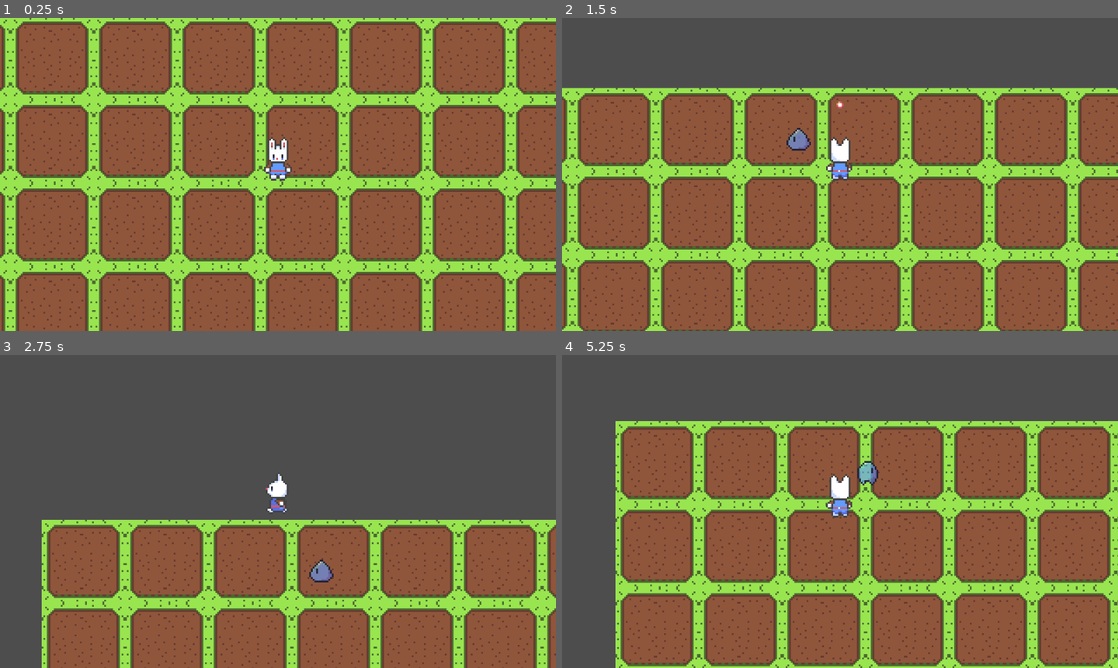
Above: before the commit, frames 1-4 (two rows, left to right).
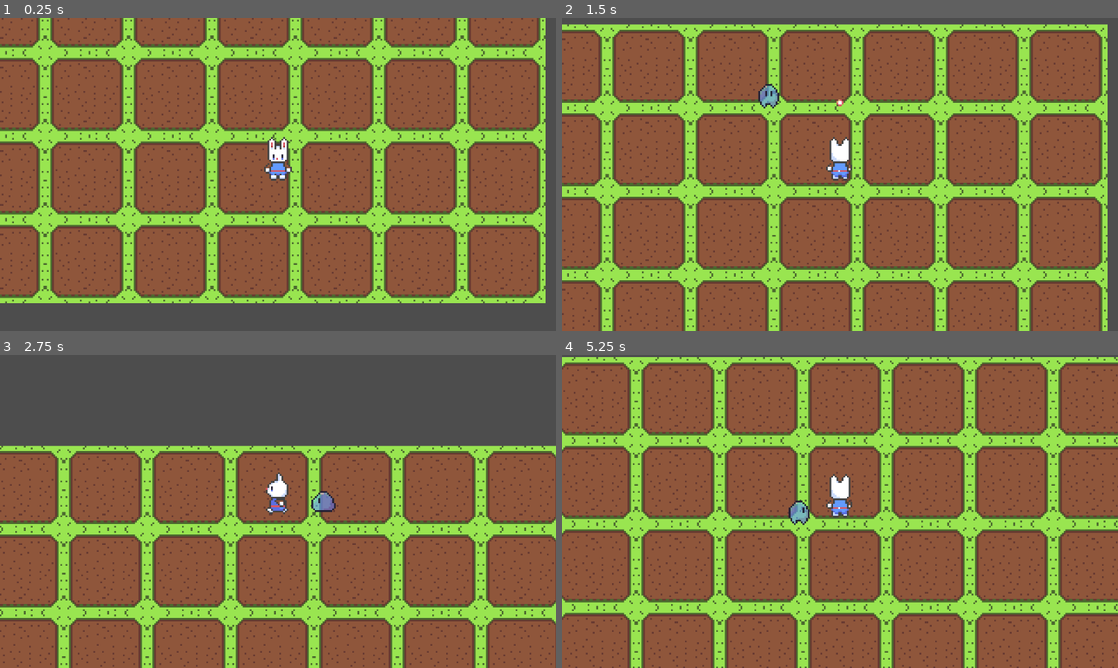
Above: after the commit, the same moments.

Repository: bregre550/bigbeef
Game: Godot game, scene res://Sandbox/01.tscn
Two runs of this game, one before a commit and one after it. Both use one fixed random seed, a clock stepped at 60 frames per second and the inputs below.
Inputs:
- Up to frame 1 (0.25 s): no input
- Up to frame 2 (1.5 s): tap Enter at 0.5 s; hold W (up) from 0.53 s (still down); tap / (strafe) at 0.6 s; tap Space (shoot) at 1.35 s
- Up to frame 3 (2.75 s): tap / (strafe) at 1.55, 2.1 s; release W (up) at 2.03 s; hold A (left) from 2.03 s (still down)
- Up to frame 4 (5.25 s): tap / (strafe) at 2.85, 3.8, 4.35, 5.1 s; release A (left) at 3.53 s; hold S (down) 3.53-4.28 s; tap Space (shoot) at 3.6 s; hold D (right) 4.28-5.03 s; hold W (up) from 5.03 s (still down)

The runs differ from the first frame. In frame 1, 69% of the frame differs, in the area x 0-100%, y 0-100%; in frame 2, 71%; in frame 3, 52%; in frame 4, 75%.

Commit message:
OH BOY, lots of stuff
level manager added
player manager added
chase state added for mob
player spawner added
scene transition added

LOTS OF FEATURES

Diff:
--- /dev/null
+++ b/big-beef/00_Globals/global_level_manager.gd
@@ -0,0 +1,42 @@
+extends Node
+
+signal level_load_started
+signal level_loaded
+signal tile_map_bounds_changed(bounds: Array[Vector2])
+
+var current_tilemap_bounds: Array[Vector2]
+var target_transition: String
+var position_offset: Vector2
+
+func _ready() -> void:
+	await get_tree().process_frame
+	level_loaded.emit()
+
+func change_tile_map_bounds(bounds: Array[Vector2]) -> void:
+	current_tilemap_bounds = bounds
+	tile_map_bounds_changed.emit(bounds)
+
+func load_new_level(
+	level_path: String,
+	_target_transition: String,
+	_position_offset: Vector2
+) -> void:
+	get_tree().paused = true
+	target_transition = _target_transition
+	position_offset = _position_offset
+
+	await SceneTransition.fade_out()
+
+	level_load_started.emit()
+
+	await get_tree().process_frame
+
+	get_tree().change_scene_to_file(level_path)
+
+	await SceneTransition.fade_in()
+
+	get_tree().paused = false
+
+	await get_tree().process_frame
+
+	level_loaded.emit()
--- /dev/null
+++ b/big-beef/00_Globals/global_player_manager.gd
@@ -0,0 +1,26 @@
+extends Node
+
+const PLAYER = preload("uid://bepupgc7tk38k")
+
+var player: Player
+var player_spawned: bool = false
+
+func _ready() -> void:
+	add_player_instance()
+	await get_tree().create_timer(0.2).timeout
+	player_spawned = true
+
+func add_player_instance() -> void:
+	player = PLAYER.instantiate()
+	add_child(player)
+
+func set_player_position(_new_pos: Vector2) -> void:
+	player.global_position = _new_pos
+
+func set_as_parent(_p: Node2D) -> void:
+	if player.get_parent():
+		player.get_parent().remove_child(player)
+	_p.add_child(player)
+
+func unparent_player(_p: Node2D) -> void:
+	_p.remove_child(player)
--- a/big-beef/Enemies/slime.tscn
+++ b/big-beef/Enemies/slime.tscn
@@ -1,10 +1,12 @@
-[gd_scene load_steps=17 format=3 uid="uid://ci4cji8qbj2u"]
+[gd_scene load_steps=19 format=3 uid="uid://ci4cji8qbj2u"]
 
 [ext_resource type="Texture2D" uid="uid://c4o1tww2ah8fu" path="res://Assets/enemy_slime.png" id="1_00swj"]
 [ext_resource type="Script" uid="uid://bhfhtb18a6f8v" path="res://Scripts/enemy.gd" id="1_87lq7"]
 [ext_resource type="Script" uid="uid://scc1vrorujad" path="res://Scripts/enemy_state_machine.gd" id="2_87lq7"]
 [ext_resource type="Script" uid="uid://dlg02m8ar0i0c" path="res://Scripts/enemy_state_idle.gd" id="3_ora3b"]
 [ext_resource type="Script" uid="uid://cbdasn321msi" path="res://Scripts/enemy_state_wander.gd" id="4_0tjn4"]
+[ext_resource type="Script" uid="uid://bhrylx37ub6fe" path="res://Scripts/enemy_state_chase.gd" id="6_0tjn4"]
+[ext_resource type="PackedScene" uid="uid://dyd6qtv3bepbp" path="res://Enemies/vision_area.tscn" id="6_ora3b"]
 
 [sub_resource type="CapsuleShape2D" id="CapsuleShape2D_87lq7"]
 radius = 3.0
@@ -171,6 +173,9 @@
 }
 
 [node name="Slime" type="CharacterBody2D"]
+collision_layer = 256
+collision_mask = 16
+motion_mode = 1
 script = ExtResource("1_87lq7")
 
 [node name="Sprite2D" type="Sprite2D" parent="."]
@@ -201,3 +206,17 @@
 [node name="Wander" type="Node" parent="EnemyStateMachine" node_paths=PackedStringArray("next_state")]
 script = ExtResource("4_0tjn4")
 next_state = NodePath("../Idle")
+
+[node name="Chase" type="Node" parent="EnemyStateMachine" node_paths=PackedStringArray("vision_area", "next_state")]
+script = ExtResource("6_0tjn4")
+chase_speed = 55.0
+vision_area = NodePath("../../VisionArea")
+state_aggro_duration = 2.0
+next_state = NodePath("../Idle")
+
+[node name="VisionArea" parent="." instance=ExtResource("6_ora3b")]
+collision_layer = 0
+monitorable = false
+
+[node name="CollisionPolygon2D" type="CollisionPolygon2D" parent="VisionArea"]
+polygon = PackedVector2Array(-10, 0, 10, 0, 80, 80, -80, 80)
--- /dev/null
+++ b/big-beef/Enemies/vision_area.tscn
@@ -0,0 +1,6 @@
+[gd_scene load_steps=2 format=3 uid="uid://dyd6qtv3bepbp"]
+
+[ext_resource type="Script" uid="uid://dq5b332dk7g0p" path="res://Scripts/vision_area.gd" id="1_gvod7"]
+
+[node name="VisionArea" type="Area2D"]
+script = ExtResource("1_gvod7")
--- /dev/null
+++ b/big-beef/GUI/scene_transition/scene_transition.tscn
@@ -0,0 +1,95 @@
+[gd_scene load_steps=7 format=3 uid="uid://ck4c2hb62x7wj"]
+
+[ext_resource type="Script" uid="uid://rue2jrbslos3" path="res://Scripts/scene_transition.gd" id="1_g0eyb"]
+
+[sub_resource type="Animation" id="Animation_ju5is"]
+resource_name = "default"
+tracks/0/type = "value"
+tracks/0/imported = false
+tracks/0/enabled = true
+tracks/0/path = NodePath("ColorRect:color")
+tracks/0/interp = 1
+tracks/0/loop_wrap = true
+tracks/0/keys = {
+"times": PackedFloat32Array(0),
+"transitions": PackedFloat32Array(1),
+"update": 0,
+"values": [Color(0, 0, 0, 0)]
+}
+
+[sub_resource type="Animation" id="Animation_iv0u0"]
+length = 0.001
+tracks/0/type = "value"
+tracks/0/imported = false
+tracks/0/enabled = true
+tracks/0/path = NodePath("ColorRect:color")
+tracks/0/interp = 1
+tracks/0/loop_wrap = true
+tracks/0/keys = {
+"times": PackedFloat32Array(0),
+"transitions": PackedFloat32Array(1),
+"update": 0,
+"values": [Color(0, 0, 0, 0)]
+}
+
+[sub_resource type="Animation" id="Animation_18lb8"]
+resource_name = "fade_in"
+length = 0.2
+tracks/0/type = "value"
+tracks/0/imported = false
+tracks/0/enabled = true
+tracks/0/path = NodePath("ColorRect:color")
+tracks/0/interp = 1
+tracks/0/loop_wrap = true
+tracks/0/keys = {
+"times": PackedFloat32Array(0, 0.2),
+"transitions": PackedFloat32Array(1, 1),
+"update": 0,
+"values": [Color(0, 0, 0, 1), Color(0, 0, 0, 0)]
+}
+
+[sub_resource type="Animation" id="Animation_374bw"]
+resource_name = "fade_out"
+length = 0.2
+tracks/0/type = "value"
+tracks/0/imported = false
+tracks/0/enabled = true
+tracks/0/path = NodePath("ColorRect:color")
+tracks/0/interp = 1
+tracks/0/loop_wrap = true
+tracks/0/keys = {
+"times": PackedFloat32Array(0, 0.2),
+"transitions": PackedFloat32Array(1, 1),
+"update": 0,
+"values": [Color(0, 0, 0, 0), Color(0, 0, 0, 1)]
+}
+
+[sub_resource type="AnimationLibrary" id="AnimationLibrary_cpvhw"]
+_data = {
+&"RESET": SubResource("Animation_iv0u0"),
+&"default": SubResource("Animation_ju5is"),
+&"fade_in": SubResource("Animation_18lb8"),
+&"fade_out": SubResource("Animation_374bw")
+}
+
+[node name="SceneTransition" type="CanvasLayer"]
+process_mode = 3
+script = ExtResource("1_g0eyb")
+
+[node name="Control" type="Control" parent="."]
+layout_mode = 3
+anchors_preset = 0
+offset_right = 40.0
+offset_bottom = 40.0
+
+[node name="ColorRect" type="ColorRect" parent="Control"]
+layout_mode = 0
+offset_right = 40.0
+offset_bottom = 40.0
+color = Color(0, 0, 0, 0)
+
+[node name="AnimationPlayer" type="AnimationPlayer" parent="Control"]
+libraries = {
+&"": SubResource("AnimationLibrary_cpvhw")
+}
+autoplay = "default"
--- /dev/null
+++ b/big-beef/Levels/player_spawn.tscn
@@ -0,0 +1,13 @@
+[gd_scene load_steps=3 format=3 uid="uid://cru4ituq2w2ab"]
+
+[ext_resource type="Script" uid="uid://c6o7eui3h871o" path="res://Scripts/player_spawn.gd" id="1_lyuil"]
+[ext_resource type="Texture2D" uid="uid://cr4a5grlgedi0" path="res://Assets/player_bun_8_dir.png" id="2_a5xvq"]
+
+[node name="PlayerSpawn" type="Node2D"]
+script = ExtResource("1_lyuil")
+
+[node name="Sprite2D" type="Sprite2D" parent="."]
+modulate = Color(0, 1, 0, 1)
+texture = ExtResource("2_a5xvq")
+hframes = 8
+vframes = 8
--- a/big-beef/Player/player.tscn
+++ b/big-beef/Player/player.tscn
@@ -42,6 +42,42 @@
 "values": [0]
 }
 
+[sub_resource type="Animation" id="Animation_b1ygp"]
+resource_name = "idle_down_left"
+length = 0.8
+loop_mode = 1
+step = 0.2
+tracks/0/type = "value"
+tracks/0/imported = false
+tracks/0/enabled = true
+tracks/0/path = NodePath("Sprite2D:frame")
+tracks/0/interp = 1
+tracks/0/loop_wrap = true
+tracks/0/keys = {
+"times": PackedFloat32Array(0),
+"transitions": PackedFloat32Array(1),
+"update": 1,
+"values": [32]
+}
+
+[sub_resource type="Animation" id="Animation_o28un"]
+resource_name = "idle_down_right"
+length = 0.8
+loop_mode = 1
+step = 0.2
+tracks/0/type = "value"
+tracks/0/imported = false
+tracks/0/enabled = true
+tracks/0/path = NodePath("Sprite2D:frame")
+tracks/0/interp = 1
+tracks/0/loop_wrap = true
+tracks/0/keys = {
+"times": PackedFloat32Array(0),
+"transitions": PackedFloat32Array(1),
+"update": 1,
+"values": [40]
+}
+
 [sub_resource type="Animation" id="Animation_od3ui"]
 resource_name = "idle_left"
 tracks/0/type = "value"
@@ -87,6 +123,42 @@
 "values": [24]
 }
 
+[sub_resource type="Animation" id="Animation_n471f"]
+resource_name = "idle_up_left"
+length = 0.8
+loop_mode = 1
+step = 0.2
+tracks/0/type = "value"
+tracks/0/imported = false
+tracks/0/enabled = true
+tracks/0/path = NodePath("Sprite2D:frame")
+tracks/0/interp = 1
+tracks/0/loop_wrap = true
+tracks/0/keys = {
+"times": PackedFloat32Array(0),
+"transitions": PackedFloat32Array(1),
+"update": 1,
+"values": [48]
+}
+
+[sub_resource type="Animation" id="Animation_7emwf"]
+resource_name = "idle_up_right"
+length = 0.8
+loop_mode = 1
+step = 0.2
+tracks/0/type = "value"
+tracks/0/imported = false
+tracks/0/enabled = true
+tracks/0/path = NodePath("Sprite2D:frame")
+tracks/0/interp = 1
+tracks/0/loop_wrap = true
+tracks/0/keys = {
+"times": PackedFloat32Array(0),
+"transitions": PackedFloat32Array(1),
+"update": 1,
+"values": [56]
+}
+
 [sub_resource type="Animation" id="Animation_apopc"]
 resource_name = "walk_down"
 length = 0.8
@@ -105,6 +177,42 @@
 "values": [0, 1, 2, 3, 4, 5, 6, 7]
 }
 
+[sub_resource type="Animation" id="Animation_dkpta"]
+resource_name = "walk_down_left"
+length = 0.8
+loop_mode = 1
+step = 0.2
+tracks/0/type = "value"
+tracks/0/imported = false
+tracks/0/enabled = true
+tracks/0/path = NodePath("Sprite2D:frame")
+tracks/0/interp = 1
+tracks/0/loop_wrap = true
+tracks/0/keys = {
+"times": PackedFloat32Array(0, 0.1, 0.2, 0.3, 0.4, 0.5, 0.6, 0.7),
+"transitions": PackedFloat32Array(1, 1, 1, 1, 1, 1, 1, 1),
+"update": 1,
+"values": [32, 33, 34, 35, 36, 37, 38, 39]
+}
+
+[sub_resource type="Animation" id="Animation_gu6f8"]
+resource_name = "walk_down_right"
+length = 0.8
+loop_mode = 1
+step = 0.2
+tracks/0/type = "value"
+tracks/0/imported = false
+tracks/0/enabled = true
+tracks/0/path = NodePath("Sprite2D:frame")
+tracks/0/interp = 1
+tracks/0/loop_wrap = true
+tracks/0/keys = {
+"times": PackedFloat32Array(0, 0.1, 0.2, 0.3, 0.4, 0.5, 0.6, 0.7),
+"transitions": PackedFloat32Array(1, 1, 1, 1, 1, 1, 1, 1),
+"update": 1,
+"values": [40, 41, 42, 43, 44, 45, 46, 47]
+}
+
 [sub_resource type="Animation" id="Animation_5htga"]
 resource_name = "walk_left"
 length = 0.8
@@ -159,40 +267,22 @@
 "values": [24, 25, 26, 27, 28, 29, 30, 31]
 }
 
-[sub_resource type="Animation" id="Animation_gu6f8"]
-resource_name = "walk_down_right"
-length = 0.8
-loop_mode = 1
-step = 0.2
-tracks/0/type = "value"
-tracks/0/imported = false
-tracks/0/enabled = true
-tracks/0/path = NodePath("Sprite2D:frame")
-tracks/0/interp = 1
-tracks/0/loop_wrap = true
-tracks/0/keys = {
-"times": PackedFloat32Array(0, 0.1, 0.2, 0.3, 0.4, 0.5, 0.6, 0.7),
-"transitions": PackedFloat32Array(1, 1, 1, 1, 1, 1, 1, 1),
-"update": 1,
-"values": [40, 41, 42, 43, 44, 45, 46, 47]
-}
-
-[sub_resource type="Animation" id="Animation_dkpta"]
-resource_name = "walk_down_left"
-length = 0.8
-loop_mode = 1
-step = 0.2
-tracks/0/type = "value"
-tracks/0/imported = false
-tracks/0/enabled = true
-tracks/0/path = NodePath("Sprite2D:frame")
-tracks/0/interp = 1
-tracks/0/loop_wrap = true
-tracks/0/keys = {
-"times": PackedFloat32Array(0, 0.1, 0.2, 0.3, 0.4, 0.5, 0.6, 0.7),
-"transitions": PackedFloat32Array(1, 1, 1, 1, 1, 1, 1, 1),
-"update": 1,
-"values": [34, 35, 36, 37, 36, 37, 38, 39]
+[sub_resource type="Animation" id="Animation_lfmf2"]
+resource_name = "walk_up_left"
+length = 0.8
+loop_mode = 1
+step = 0.2
+tracks/0/type = "value"
+tracks/0/imported = false
+tracks/0/enabled = true
+tracks/0/path = NodePath("Sprite2D:frame")
+tracks/0/interp = 1
+tracks/0/loop_wrap = true
+tracks/0/keys = {
+"times": PackedFloat32Array(0, 0.1, 0.2, 0.3, 0.4, 0.5, 0.6, 0.7),
+"transitions": PackedFloat32Array(1, 1, 1, 1, 1, 1, 1, 1),
+"update": 1,
+"values": [48, 49, 50, 51, 52, 53, 54, 55]
 }
 
 [sub_resource type="Animation" id="Animation_pisgm"]
@@ -211,96 +301,6 @@
 "transitions": PackedFloat32Array(1, 1, 1, 1, 1, 1, 1, 1),
 "update": 1,
 "values": [56, 57, 58, 59, 60, 61, 62, 63]
-}
-
-[sub_resource type="Animation" id="Animation_lfmf2"]
-resource_name = "walk_up_left"
-length = 0.8
-loop_mode = 1
-step = 0.2
-tracks/0/type = "value"
-tracks/0/imported = false
-tracks/0/enabled = true
-tracks/0/path = NodePath("Sprite2D:frame")
-tracks/0/interp = 1
-tracks/0/loop_wrap = true
-tracks/0/keys = {
-"times": PackedFloat32Array(0, 0.1, 0.2, 0.3, 0.4, 0.5, 0.6, 0.7),
-"transitions": PackedFloat32Array(1, 1, 1, 1, 1, 1, 1, 1),
-"update": 1,
-"values": [48, 49, 50, 51, 52, 53, 54, 55]
-}
-
-[sub_resource type="Animation" id="Animation_b1ygp"]
-resource_name = "idle_down_left"
-length = 0.8
-loop_mode = 1
-step = 0.2
-tracks/0/type = "value"
-tracks/0/imported = false
-tracks/0/enabled = true
-tracks/0/path = NodePath("Sprite2D:frame")
-tracks/0/interp = 1
-tracks/0/loop_wrap = true
-tracks/0/keys = {
-"times": PackedFloat32Array(0),
-"transitions": PackedFloat32Array(1),
-"update": 1,
-"values": [34]
-}
-
-[sub_resource type="Animation" id="Animation_o28un"]
-resource_name = "idle_down_right"
-length = 0.8
-loop_mode = 1
-step = 0.2
-tracks/0/type = "value"
-tracks/0/imported = false
-tracks/0/enabled = true
-tracks/0/path = NodePath("Sprite2D:frame")
-tracks/0/interp = 1
-tracks/0/loop_wrap = true
-tracks/0/keys = {
-"times": PackedFloat32Array(0),
-"transitions": PackedFloat32Array(1),
-"update": 1,
-"values": [40]
-}
-
-[sub_resource type="Animation" id="Animation_n471f"]
-resource_name = "idle_up_left"
-length = 0.8
-loop_mode = 1
-step = 0.2
-tracks/0/type = "value"
-tracks/0/imported = false
-tracks/0/enabled = true
-tracks/0/path = NodePath("Sprite2D:frame")
-tracks/0/interp = 1
-tracks/0/loop_wrap = true
-tracks/0/keys = {
-"times": PackedFloat32Array(0),
-"transitions": PackedFloat32Array(1),
-"update": 1,
-"values": [48]
-}
-
-[sub_resource type="Animation" id="Animation_7emwf"]
-resource_name = "idle_up_right"
-length = 0.8
-loop_mode = 1
-step = 0.2
-tracks/0/type = "value"
-tracks/0/imported = false
-tracks/0/enabled = true
-tracks/0/path = NodePath("Sprite2D:frame")
-tracks/0/interp = 1
-tracks/0/loop_wrap = true
-tracks/0/keys = {
-"times": PackedFloat32Array(0),
-"transitions": PackedFloat32Array(1),
-"update": 1,
-"values": [56]
 }
 
 [sub_resource type="AnimationLibrary" id="AnimationLibrary_gu6f8"]
@@ -325,6 +325,7 @@
 }
 
 [node name="Player" type="CharacterBody2D"]
+collision_mask = 16
 motion_mode = 1
 script = ExtResource("1_l8h54")
 
@@ -361,6 +362,8 @@
 
 [node name="Walk" type="Node" parent="StateMachine"]
 script = ExtResource("7_od3ui")
+strafe_speed = 50.0
+normal_speed = 90.0
 
 [node name="Attack" type="Node" parent="StateMachine"]
 
--- a/big-beef/Sandbox/01.tscn
+++ b/big-beef/Sandbox/01.tscn
@@ -1,13 +1,14 @@
 [gd_scene load_steps=4 format=3 uid="uid://2rku280p86gm"]
 
-[ext_resource type="PackedScene" uid="uid://bepupgc7tk38k" path="res://Player/player.tscn" id="1_qlaxg"]
+[ext_resource type="PackedScene" uid="uid://cru4ituq2w2ab" path="res://Levels/player_spawn.tscn" id="1_2hbak"]
 [ext_resource type="Texture2D" uid="uid://b5ylcq84oxjeq" path="res://Assets/dirt_path.png" id="2_n3fxd"]
 [ext_resource type="PackedScene" uid="uid://ci4cji8qbj2u" path="res://Enemies/slime.tscn" id="3_2hbak"]
 
 [node name="01" type="Node2D"]
-
-[node name="Player" parent="." instance=ExtResource("1_qlaxg")]
-position = Vector2(602, 323)
+y_sort_enabled = true
+
+[node name="PlayerSpawn" parent="." instance=ExtResource("1_2hbak")]
+position = Vector2(630, 350)
 
 [node name="Path" type="Node" parent="."]
 
--- /dev/null
+++ b/big-beef/Scripts/enemy_state_chase.gd
@@ -0,0 +1,58 @@
+class_name EnemyStateChase extends EnemyState
+
+@export var anim_name: String = "walk"
+@export var chase_speed: float = 40.0
+@export var turn_rate: float = 0.25
+
+@export_category("AI")
+@export var vision_area: VisionArea
+#@export var attack_area: HurtBox
+@export var state_aggro_duration: float = 0.5
+@export var next_state: EnemyState
+
+var _timer: float = 0.0
+var _direction: Vector2
+var _can_see_player: bool = false
+
+func init() -> void:
+	if vision_area:
+		vision_area.player_entered.connect(_on_player_enter)
+		vision_area.player_exited.connect(_on_player_exit)
+
+func enter() -> void:
+	_timer = state_aggro_duration
+	enemy.update_animation(anim_name)
+	#if attack_area:
+		#attack_area.monitoring = true
+
+func exit() -> void:
+	#if attack_area:
+		#attack_area.monitoring = false
+	_can_see_player = false
+
+func process(_delta: float) -> EnemyState:
+	var new_dir: Vector2 = enemy.global_position.direction_to(PlayerManager.player.global_position)
+	_direction = lerp(_direction, new_dir, turn_rate)
+	enemy.velocity = _direction * chase_speed
+	if enemy.set_direction(_direction):
+		enemy.update_animation(anim_name)
+	if _can_see_player == false:
+		_timer -= _delta
+		if _timer <= 0:
+			return next_state
+	else:
+		_timer = state_aggro_duration
+	return null
+
+func physics(_delta: float) -> EnemyState:
+	return null
+
+func _on_player_enter() -> void:
+	_can_see_player = true
+	#if (state_machine.current_state is EnemeyStateStun or state_machine.current_state is EnemeyStateDestroy):
+		#return
+	state_machine.change_state(self)
+
+func _on_player_exit() -> void:
+	print("exiting")
+	_can_see_player = false
--- /dev/null
+++ b/big-beef/Scripts/level.gd
@@ -0,0 +1,10 @@
+class_name Level extends Node2D
+
+func _ready() -> void:
+	self.y_sort_enabled = true
+	PlayerManager.set_as_parent(self)
+	LevelManager.level_load_started.connect(_free_level)
+
+func _free_level() -> void:
+	PlayerManager.uparent_player(self)
+	queue_free()
--- a/big-beef/Scripts/player.gd
+++ b/big-beef/Scripts/player.gd
@@ -17,6 +17,7 @@
 var max_hp : int = 100
 
 func _ready() -> void:
+	PlayerManager.player = self
 	state_machine.Initialize(self)
 
 func _input( event: InputEvent ):
--- /dev/null
+++ b/big-beef/Scripts/player_spawn.gd
@@ -0,0 +1,7 @@
+extends Node2D
+
+func _ready() -> void:
+	visible = false
+	if not PlayerManager.player_spawned:
+		PlayerManager.set_player_position(global_position)
+		PlayerManager.player_spawned = true
--- /dev/null
+++ b/big-beef/Scripts/scene_transition.gd
@@ -0,0 +1,13 @@
+extends CanvasLayer
+
+@onready var animation: AnimationPlayer = $Control/AnimationPlayer
+
+func fade_out() -> bool:
+	animation.play("fade_out")
+	await animation.animation.finished
+	return true
+
+func fade_in() -> bool:
+	animation.play("fade_in")
+	await animation.animation.finished
+	return true
--- /dev/null
+++ b/big-beef/Scripts/vision_area.gd
@@ -0,0 +1,33 @@
+class_name VisionArea extends Area2D
+
+signal player_entered()
+signal player_exited()
+
+func _ready() -> void:
+	body_entered.connect(_on_body_enter)
+	body_exited.connect(_on_body_exit)
+
+	var p = get_parent()
+	if p is Enemy:
+		p.direction_changed.connect(_on_direction_change)
+
+func _on_body_enter(body: Node2D) -> void:
+	if body is Player:
+		player_entered.emit()
+
+func _on_body_exit(body: Node2D) -> void:
+	if body is Player:
+		player_exited.emit()
+
+func _on_direction_change(new_direction: Vector2) -> void:
+	match new_direction:
+		Vector2.DOWN:
+			rotation_degrees = 0
+		Vector2.UP:
+			rotation_degrees = 180
+		Vector2.LEFT:
+			rotation_degrees = 90
+		Vector2.RIGHT:
+			rotation_degrees = -90
+		_:
+			rotation_degrees = 0
--- a/big-beef/project.godot
+++ b/big-beef/project.godot
@@ -14,6 +14,12 @@
 run/main_scene="uid://2rku280p86gm"
 config/features=PackedStringArray("4.5", "Forward Plus")
 config/icon="res://icon.svg"
+
+[autoload]
+
+LevelManager="*res://00_Globals/global_level_manager.gd"
+PlayerManager="*res://00_Globals/global_player_manager.gd"
+SceneTransition="*res://GUI/scene_transition/scene_transition.tscn"
 
 [display]
 
@@ -67,6 +73,14 @@
 ]
 }
 
+[layer_names]
+
+2d_physics/layer_1="Player"
+2d_physics/layer_2="PlayerHurt"
+2d_physics/layer_3="PlayerInteract"
+2d_physics/layer_5="Walls"
+2d_physics/layer_9="Enemy"
+
 [rendering]
 
 textures/canvas_textures/default_texture_filter=0
Not shown, added: big-beef/00_Globals/global_level_manager.gd.uid
Not shown, added: big-beef/00_Globals/global_player_manager.gd.uid
Not shown, added: big-beef/Scripts/enemy_state_chase.gd.uid
Not shown, added: big-beef/Scripts/level.gd.uid
Not shown, added: big-beef/Scripts/player_spawn.gd.uid
Not shown, added: big-beef/Scripts/scene_transition.gd.uid
Not shown, added: big-beef/Scripts/vision_area.gd.uid
